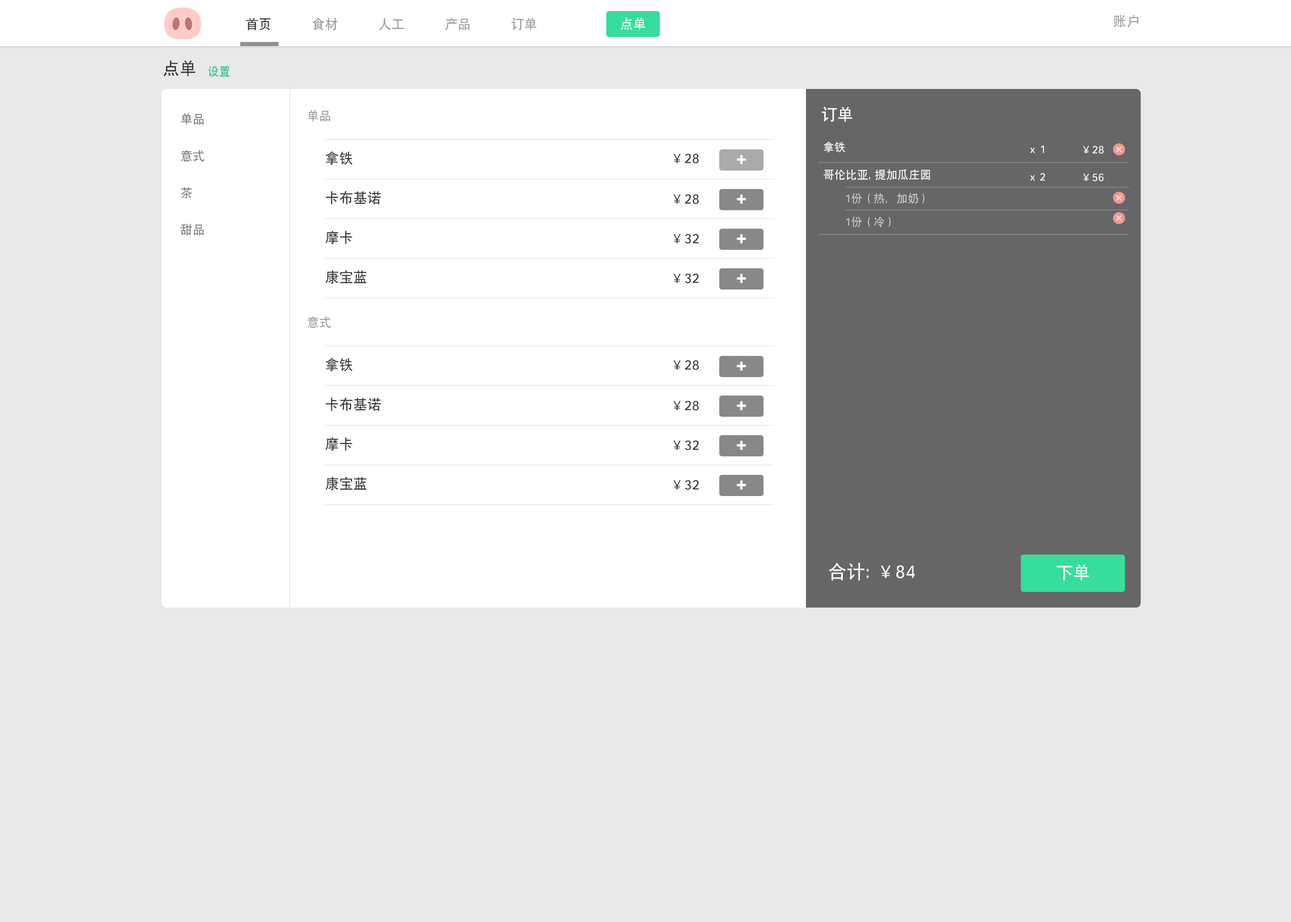
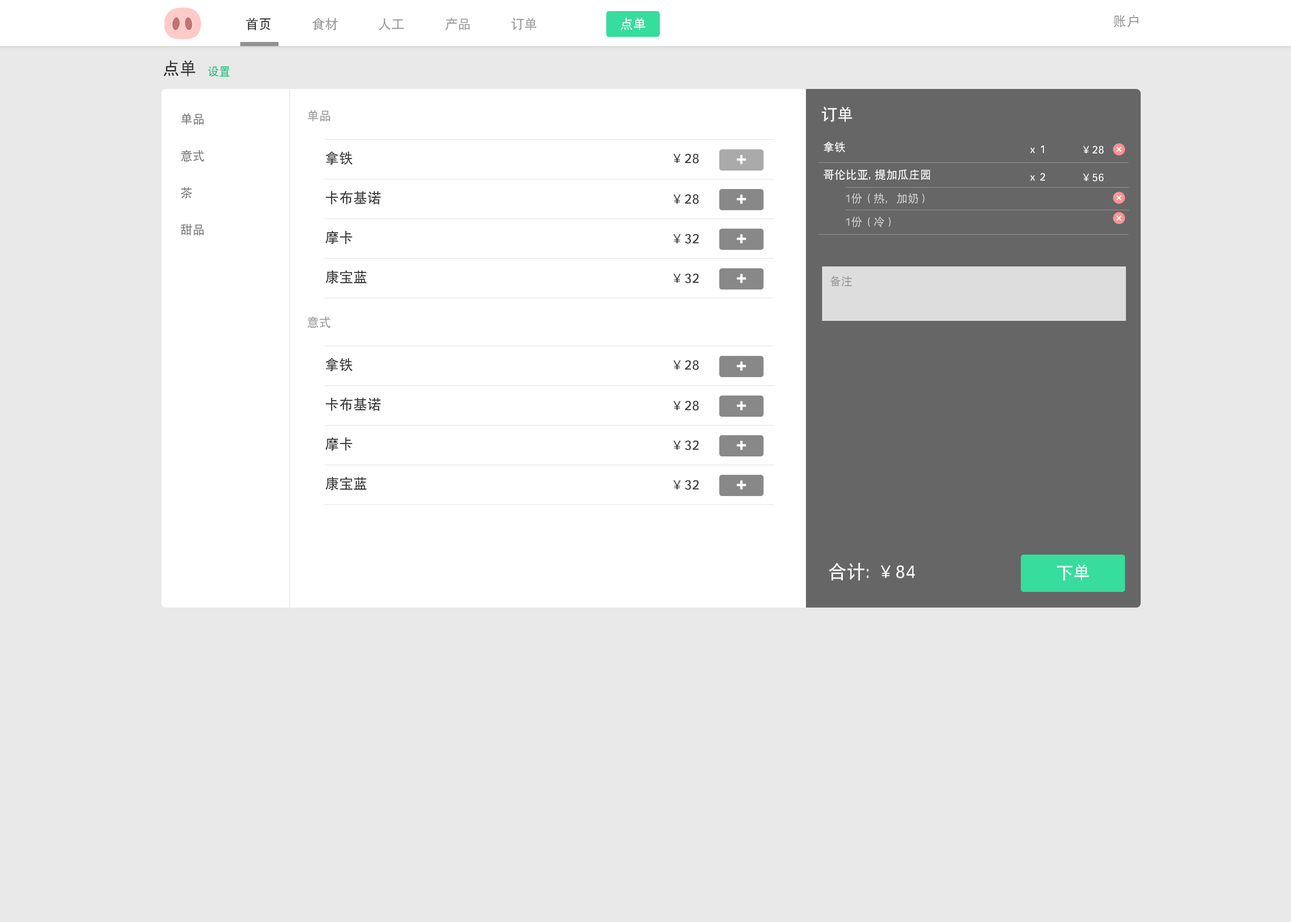
Two versions of the same layered image (1291px x 922px). Layer-by-layer changes:
added layer "备注" in group "组 1" over [830, 275, 853, 287]
added layer "图层 12" in group "组 1" over [822, 266, 1127, 322]
